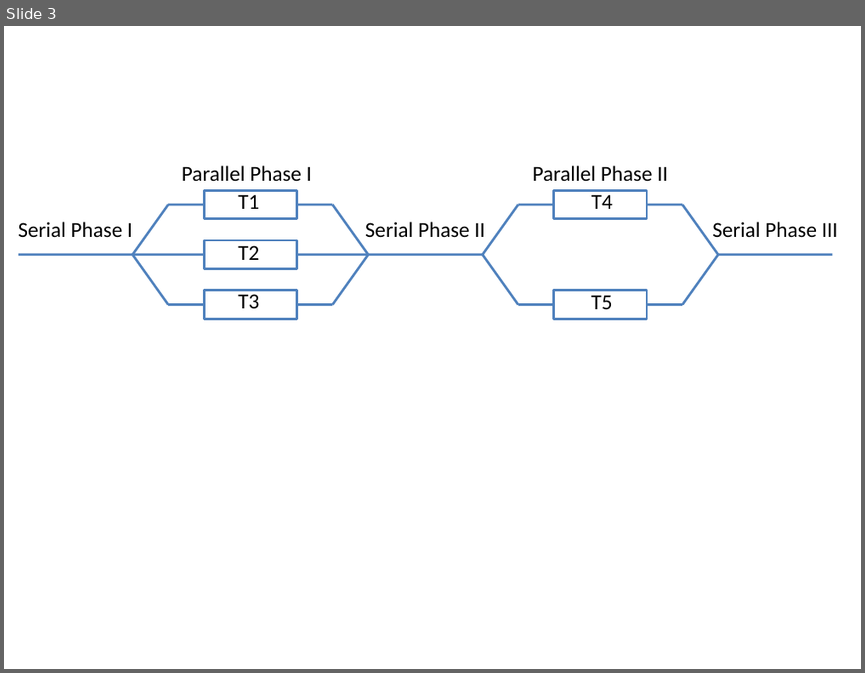
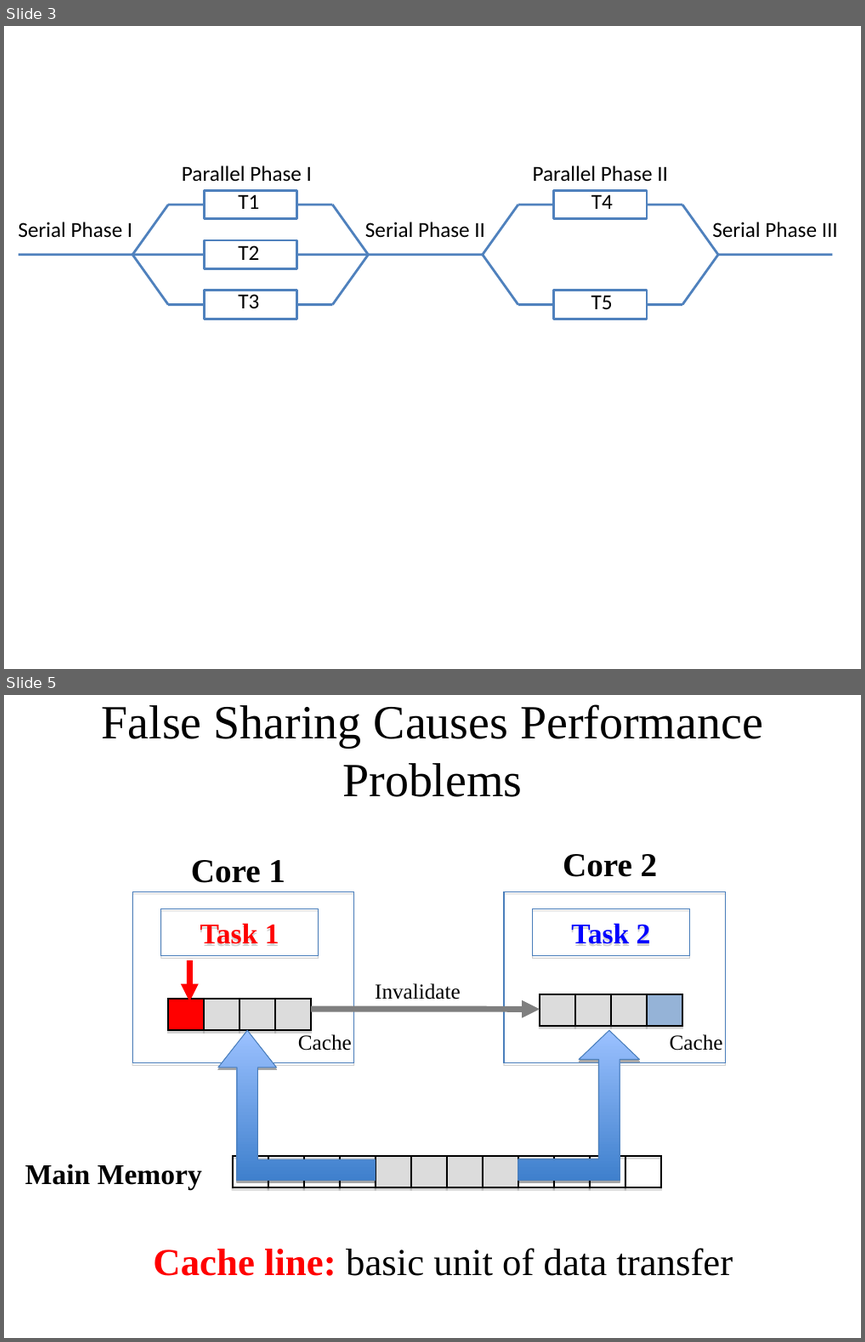
Before and after one commit to UTSASRG/Cheetah, a slide deck: figure/Figure2.ppt. Shown one above the other, each under a label of ours: slide 3 before the commit, slides 3 and 5 after it; the slides between them are not shown. The pictures are 865x673 and 865x1342 pixels, drawn with LibreOffice and Linux fonts; fonts in the diff are those of the drawing. Boxes give left, top, right and bottom in pixels: in the first picture for what was removed or moved away, otherwise in the second. Text is boxed around its words. In the diff, an @@ line names an element or a change of style, - is before the commit and + after.

```diff
--- a/figure/Figure2.ppt
+++ b/figure/Figure2.ppt
@@ slide 5 added at [4, 695, 861, 1338], background #FFFFFF @@
@@ text added at [102, 704, 763, 797], 40 pt, text #000000 @@
+False Sharing Causes Performance Problems
@@ text added at [191, 860, 285, 883], 28 pt, text #000000, bold @@
+Core 1
@@ text added at [562, 854, 658, 877], 28 pt, text #000000, bold @@
+Core 2
@@ rectangle added at [132, 892, 353, 1063], outline #4A7EBB 0.74 pt @@
@@ rectangle added at [504, 892, 725, 1063], outline #4A7EBB 0.74 pt @@
@@ rectangle added at [160, 908, 318, 955], outline #4A7EBB 0.74 pt, 24 pt, text #FF0000, bold @@
+Task 1
@@ rectangle added at [533, 908, 689, 955], outline #4A7EBB 0.74 pt, 24 pt, text #0000FF, bold @@
+Task 2
@@ arrow added from (190, 960) to (189, 1002), #FF0000 4.99 pt @@
@@ rectangle added at [169, 999, 205, 1031], fill #FF0000, outline #000000 1.5 pt @@
@@ rectangle added at [204, 999, 239, 1031], fill #DCDCDC, outline #000000 1.5 pt @@
@@ rectangle added at [239, 999, 276, 1031], fill #DCDCDC, outline #000000 1.5 pt @@
@@ rectangle added at [276, 999, 312, 1031], fill #DCDCDC, outline #000000 1.5 pt @@
@@ text added at [375, 983, 460, 999], 18 pt, text #000000 @@
+Invalidate
@@ group added at [540, 994, 682, 1026]: 4 rectangles @@
@@ arrow added from (311, 1009) to (540, 1009), #7F7F7F 4.99 pt @@
@@ freeform shape added at [218, 1030, 375, 1180], fill gradient #9BC1FF to #3F80CD, outline #4A7EBB 0.74 pt @@
@@ text added at [298, 1032, 352, 1050], 18 pt, text #000000 @@
+Cache
@@ freeform shape added at [518, 1030, 640, 1180], fill gradient #9BC1FF to #3F80CD, outline #4A7EBB 0.74 pt @@
@@ text added at [670, 1034, 723, 1050], 18 pt, text #000000 @@
+Cache
@@ text added at [25, 1163, 202, 1190], 24 pt, text #000000, bold @@
+Main Memory
@@ rectangle added at [233, 1156, 268, 1188], outline #000000 1.5 pt @@
@@ rectangle added at [268, 1156, 304, 1188], outline #000000 1.5 pt @@
@@ rectangle added at [304, 1156, 340, 1188], outline #000000 1.5 pt @@
@@ rectangle added at [340, 1156, 375, 1188], outline #000000 1.5 pt @@
@@ group added at [375, 1156, 518, 1188]: 4 rectangles @@
@@ rectangle added at [518, 1156, 554, 1188], outline #000000 1.5 pt @@
@@ rectangle added at [554, 1156, 590, 1188], outline #000000 1.5 pt @@
@@ rectangle added at [589, 1156, 625, 1188], outline #000000 1.5 pt @@
@@ rectangle added at [625, 1156, 661, 1188], outline #000000 1.5 pt @@
@@ text added at [153, 1247, 732, 1276], 32 pt, text #000000 @@
+Cache line: basic unit of data transfer
```
Also in this commit, not shown: 2 slides changed, 1 other slide added, 2 other files.
